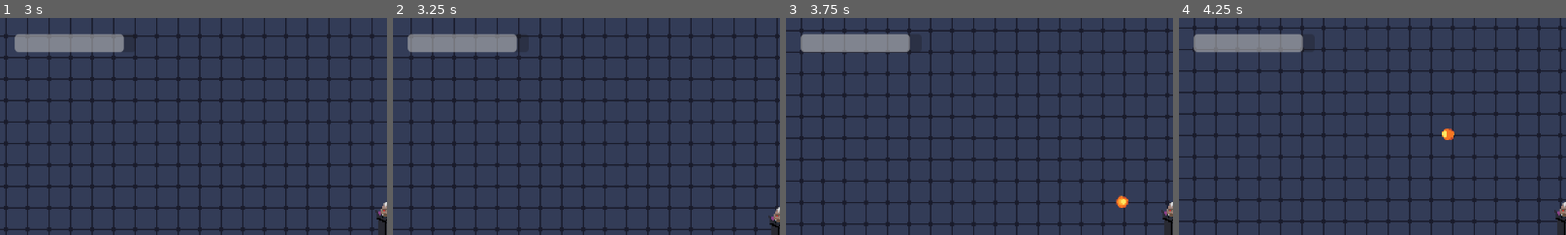
Above: before the commit, frames 1-4 (left to right).
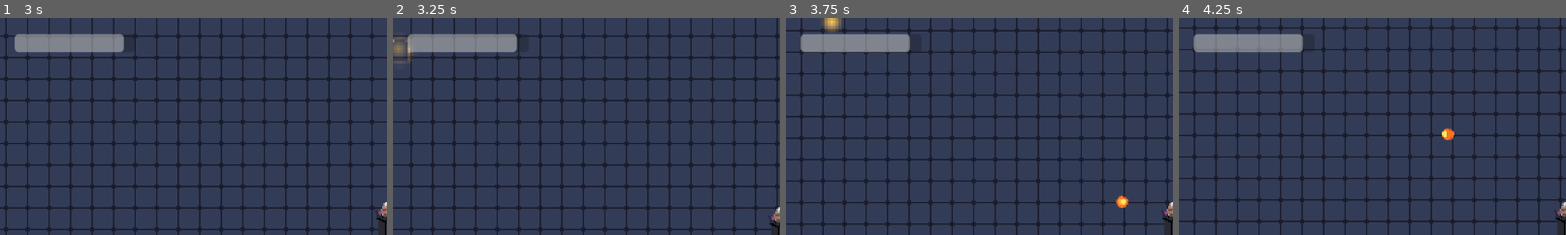
Above: after the commit, the same moments.

Repository: brianxiaodev/bloodmoon
Game: Godot game, scene res://scenes/blood_moon.tscn
The game is run twice, just before and just after one commit, with the same random seed, the same clock (stepped at 60 frames per second) and the same inputs.
Inputs:
- Up to frame 1 (3 s): hold Shift (dash) 0.53-1.28 s; hold Up (ui_up) 0.53-2.03 s; tap Space (shoot) at 1.35 s; hold Z (stealth) 2.03-2.78 s; hold Left (ui_left) from 2.03 s (still down); tap Shift (dash) at 2.85 s
- Up to frame 2 (3.25 s): keep holding Left (ui_left)
- Up to frame 3 (3.75 s): release Left (ui_left) at 3.53 s; hold Down (ui_down) from 3.53 s (still down); hold Space (shoot) from 3.53 s (still down)
- Up to frame 4 (4.25 s): keep holding Down (ui_down); keep holding Space (shoot)
The pictures show only the part of the screen within x 0-50%, y 0-50%; the shares and areas given below are measured in that part.

Frame 1 is identical in both runs. In frame 2, 0.4% of the frame differs, in the area x 0-6%, y 8-21%; in frame 3, 0.3%; in frame 4, nothing differs.

Commit message:
add more enemies + potions + items

Diff:
--- a/scenes/blood_moon.tscn
+++ b/scenes/blood_moon.tscn
@@ -32,6 +32,24 @@
 [node name="Enemy" parent="." instance=ExtResource("7_1dman")]
 position = Vector2(174, -1)
 
+[node name="Item7" parent="." instance=ExtResource("8_1dman")]
+position = Vector2(1197, -196)
+
+[node name="Item6" parent="." instance=ExtResource("8_1dman")]
+position = Vector2(249, 726)
+
+[node name="Item5" parent="." instance=ExtResource("8_1dman")]
+position = Vector2(-190, 624)
+
+[node name="Item4" parent="." instance=ExtResource("8_1dman")]
+position = Vector2(1351, 895)
+
+[node name="Item3" parent="." instance=ExtResource("8_1dman")]
+position = Vector2(792, 372)
+
+[node name="Item2" parent="." instance=ExtResource("8_1dman")]
+position = Vector2(-406, -269)
+
 [node name="Item" parent="." instance=ExtResource("8_1dman")]
 position = Vector2(-126, -42)
 
@@ -44,5 +62,43 @@
 [node name="UI" parent="." instance=ExtResource("10_xv8qn")]
 script = ExtResource("11_h4ocb")
 
+[node name="Healthpotion5" parent="." instance=ExtResource("12_87vbj")]
+position = Vector2(676, 983)
+
+[node name="Healthpotion4" parent="." instance=ExtResource("12_87vbj")]
+position = Vector2(1349, 289)
+
+[node name="Healthpotion3" parent="." instance=ExtResource("12_87vbj")]
+position = Vector2(1450, 598)
+
+[node name="Healthpotion2" parent="." instance=ExtResource("12_87vbj")]
+position = Vector2(366, -287)
+
 [node name="Healthpotion" parent="." instance=ExtResource("12_87vbj")]
 position = Vector2(-97, -131)
+
+[node name="Enemy5" parent="." instance=ExtResource("7_1dman")]
+position = Vector2(1206, -13)
+scale = Vector2(5.0625, 5.0625)
+
+[node name="Enemy4" parent="." instance=ExtResource("7_1dman")]
+position = Vector2(631, -192)
+scale = Vector2(3.375, 3.375)
+
+[node name="Enemy3" parent="." instance=ExtResource("7_1dman")]
+position = Vector2(69, 470)
+scale = Vector2(2.25, 2.25)
+
+[node name="Enemy2" parent="." instance=ExtResource("7_1dman")]
+position = Vector2(174, -1)
+
+[node name="Enemy7" parent="." instance=ExtResource("7_1dman")]
+position = Vector2(500, 640)
+scale = Vector2(2.25, 2.25)
+
+[node name="Enemy8" parent="." instance=ExtResource("7_1dman")]
+position = Vector2(907, 941)
+scale = Vector2(2.25, 2.25)
+
+[node name="Enemy6" parent="." instance=ExtResource("7_1dman")]
+position = Vector2(1273, 544)
